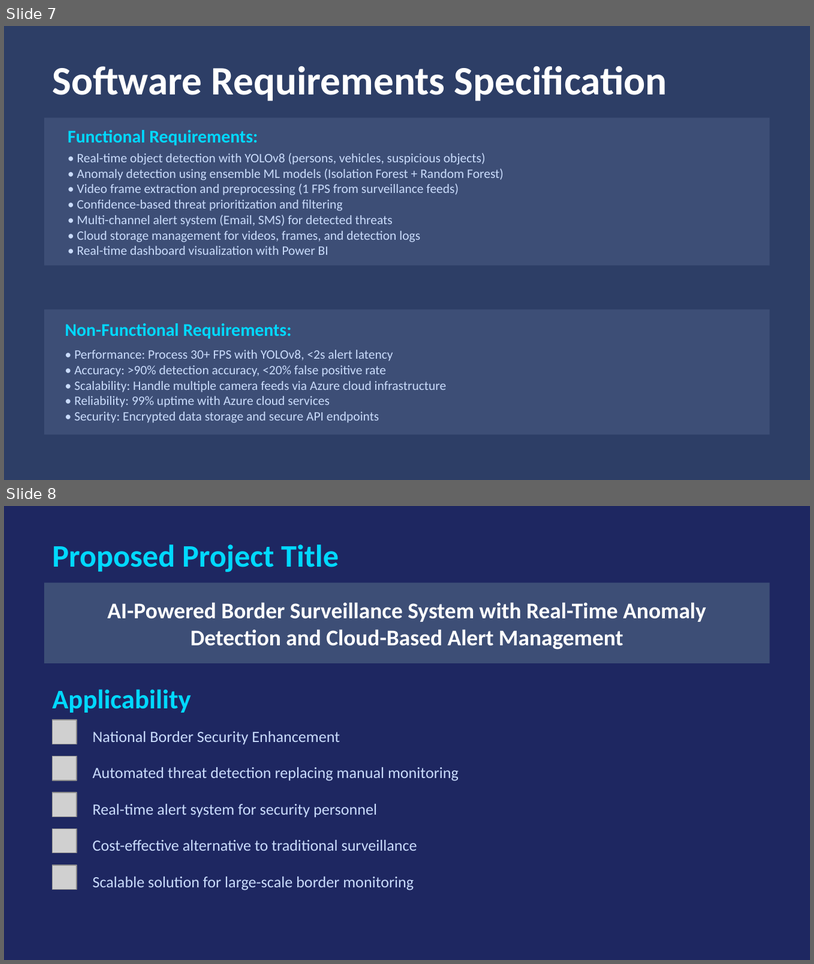
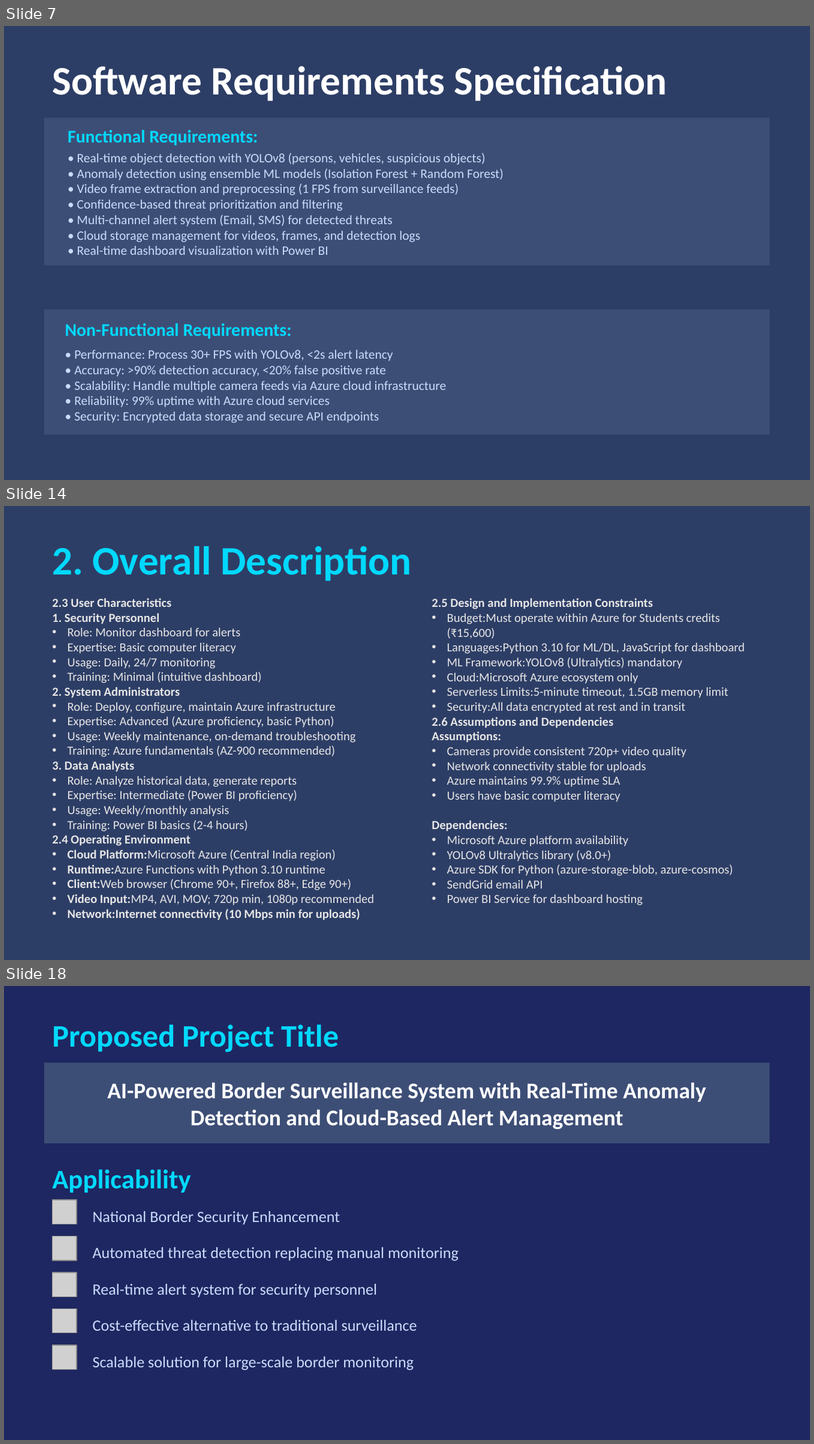
Before and after one commit to jainilgupta02/jay-gupta-ms-elevate-internship, a slide deck: Project/Border_Defence_Presentation.pptx. Shown one above the other, each under a label of ours: slides 7 and 8 before the commit, slides 7, 14 and 18 after it; the slides between them are not shown. The pictures are 814x964 and 814x1444 pixels, drawn with LibreOffice and Linux fonts; fonts in the diff are those of the drawing; grey boxes stand for pictures. Boxes give left, top, right and bottom in pixels: in the first picture for what was removed or moved away, otherwise in the second. Text is boxed around its words. In the diff, an @@ line names an element or a change of style, - is before the commit and + after.

```diff
--- a/Project/Border_Defence_Presentation.pptx
+++ b/Project/Border_Defence_Presentation.pptx
@@ slide 14 added at (x1=4, y1=506, x2=810, y2=960), background #2D3E66 @@
@@ text added at (x1=52, y1=546, x2=412, y2=581), 36 pt, text #00D9FF, bold @@
+2. Overall Description
@@ text added at (x1=52, y1=598, x2=374, y2=919), 11 pt, text #E7E6E6 @@
+2.3 User Characteristics
+1. Security Personnel
+• Role: Monitor dashboard for alerts
+• Expertise: Basic computer literacy
+• Usage: Daily, 24/7 monitoring
+• Training: Minimal (intuitive dashboard)
+2. System Administrators
+• Role: Deploy, configure, maintain Azure infrastructure
+• Expertise: Advanced (Azure proficiency, basic Python)
+• Usage: Weekly maintenance, on-demand troubleshooting
+• Training: Azure fundamentals (AZ-900 recommended)
+3. Data Analysts
+• Role: Analyze historical data, generate reports
+• Expertise: Intermediate (Power BI proficiency)
+• Usage: Weekly/monthly analysis
+• Training: Power BI basics (2-4 hours)
+2.4 Operating Environment
+• Cloud Platform:Microsoft Azure (Central India region)
+• Runtime:Azure Functions with Python 3.10 runtime
+• Client:Web browser (Chrome 90+, Firefox 88+, Edge 90+)
+• Video Input:MP4, AVI, MOV; 720p min, 1080p recommended
+• Network:Internet connectivity (10 Mbps min for uploads)
@@ text added at (x1=432, y1=598, x2=745, y2=905), 11 pt, text #E7E6E6 @@
+2.5 Design and Implementation Constraints
+• Budget:Must operate within Azure for Students credits (₹15,600)
+• Languages:Python 3.10 for ML/DL, JavaScript for dashboard
+• ML Framework:YOLOv8 (Ultralytics) mandatory
+• Cloud:Microsoft Azure ecosystem only
+• Serverless Limits:5-minute timeout, 1.5GB memory limit
+• Security:All data encrypted at rest and in transit
+2.6 Assumptions and Dependencies
+Assumptions:
+• Cameras provide consistent 720p+ video quality
+• Network connectivity stable for uploads
+• Azure maintains 99.9% uptime SLA
+• Users have basic computer literacy
+Dependencies:
+• Microsoft Azure platform availability
+• YOLOv8 Ultralytics library (v8.0+)
+• Azure SDK for Python (azure-storage-blob, azure-cosmos)
+• SendGrid email API
+• Power BI Service for dashboard hosting
@@ what was slide 8 is now slide 18 @@
```
Also in this commit, not shown: 9 other slides added, 14 other files.
